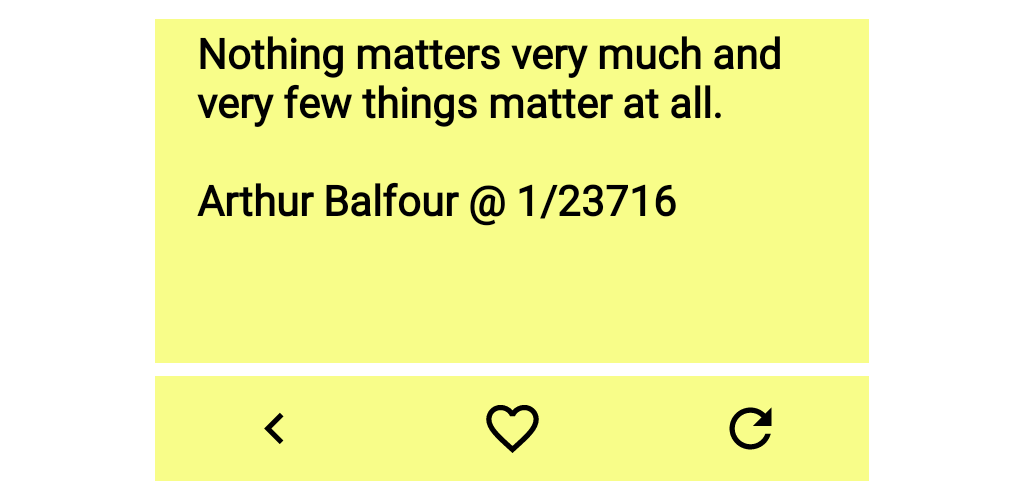
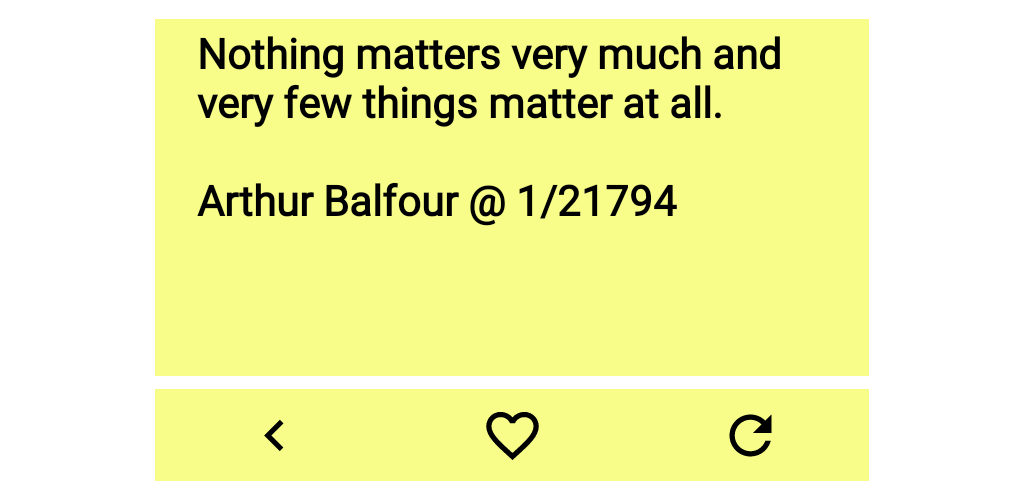
Layers edited between the first and the second (1024, 500) image:
renamed "Quote__Unquote_ori_portrait.png #1" to "Quote__Unquote_ori_portrait.png", painted on it over <box>155,184,869,460</box>
